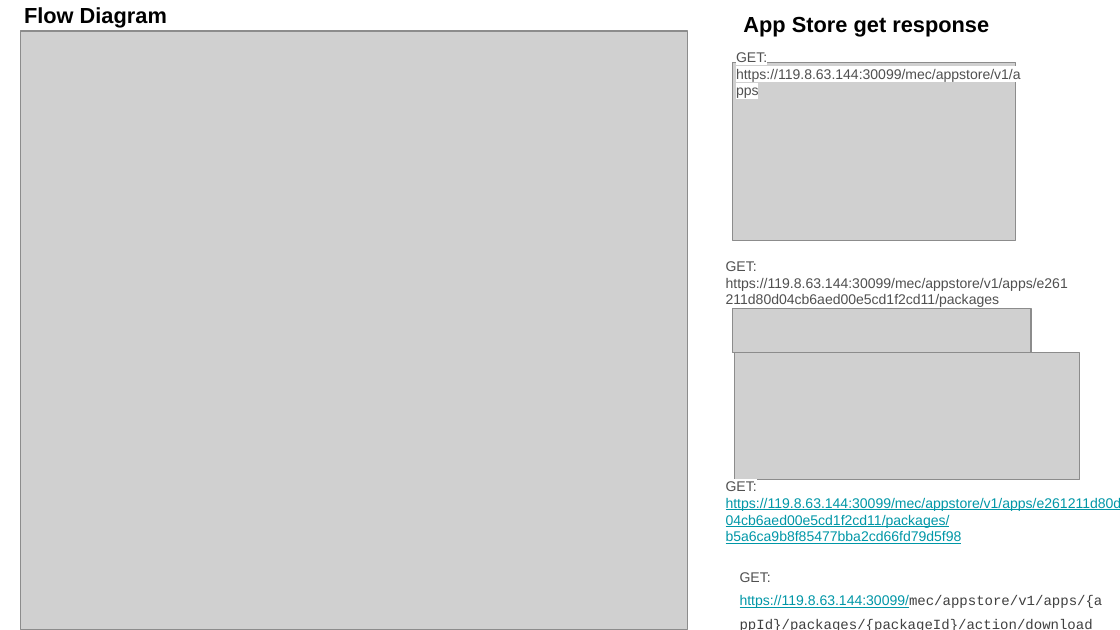
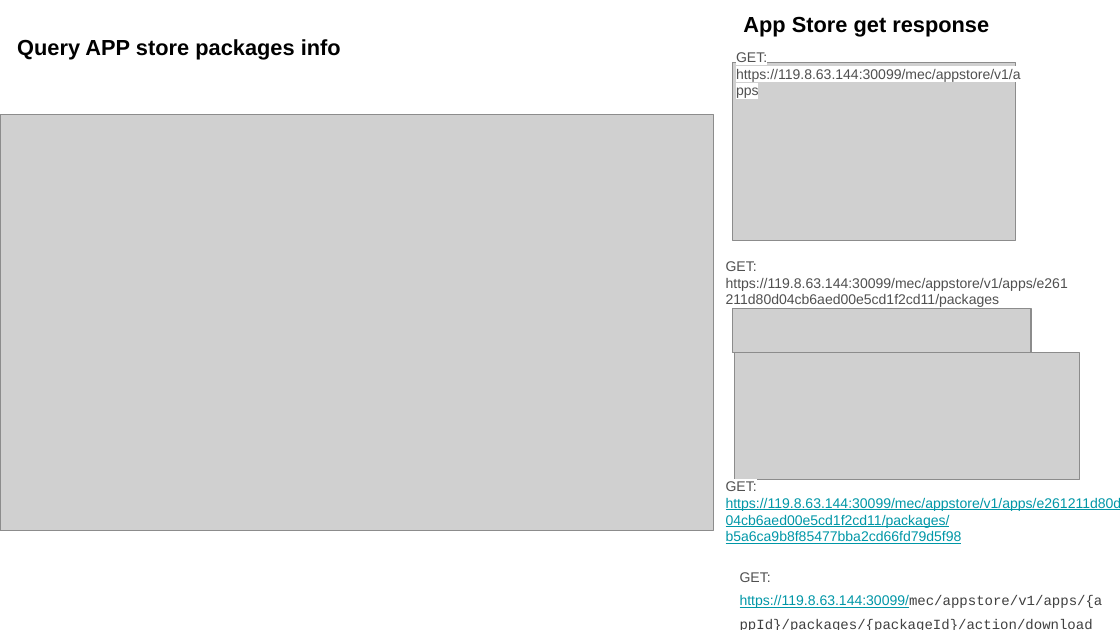
Before and after one commit to EdgeGallery/community, a slide deck: slide 2 of MECM PT/Release V1.1/Image Management-LLD.pptx. Drawn at 1120x630 pixels with LibreOffice and Linux fonts; fonts in the diff are those of the drawing; grey boxes stand for pictures. Boxes give left, top, right and bottom in pixels: in the first picture for what was removed or moved away, otherwise in the second. Text is boxed around its words. In the diff, an @@ line names an element or a change of style, - is before the commit and + after.

Commit message:
updated image mgmt lld

```diff
--- a/MECM PT/Release V1.1/Image Management-LLD.pptx
+++ b/MECM PT/Release V1.1/Image Management-LLD.pptx
@@ text at (x1=17, y1=39, x2=341, y2=60): text changed @@
-Flow Diagram
+Query APP store packages info
@@ picture resized from (x1=20, y1=31, x2=688, y2=630) to (x1=0, y1=114, x2=713, y2=530) @@
```
Also in this commit, not shown: 1 other slide changed, 2 slides added.
